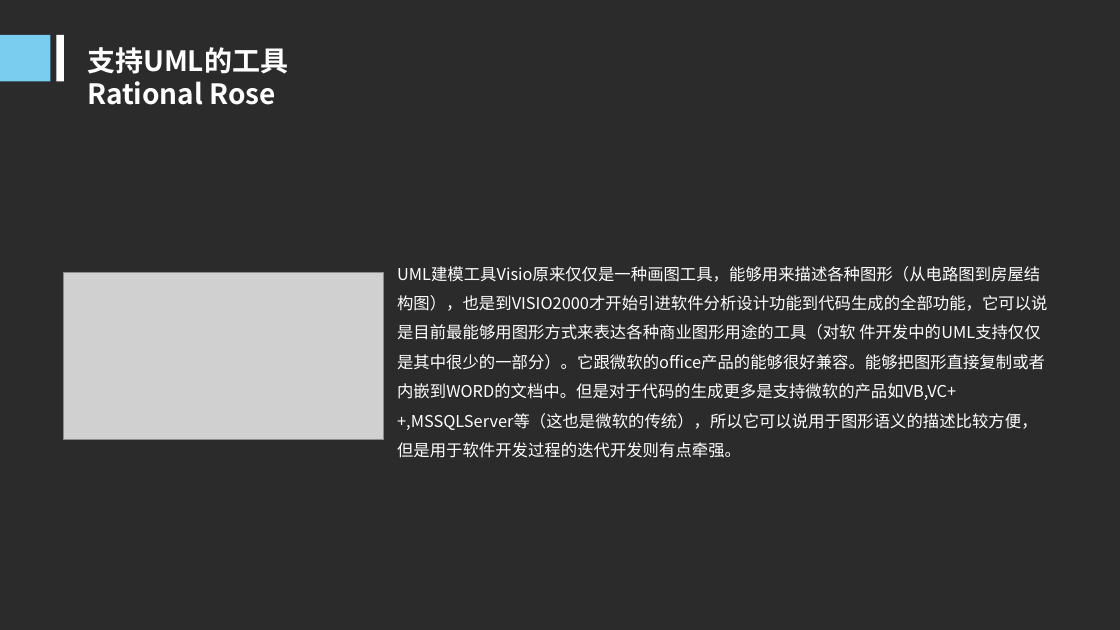
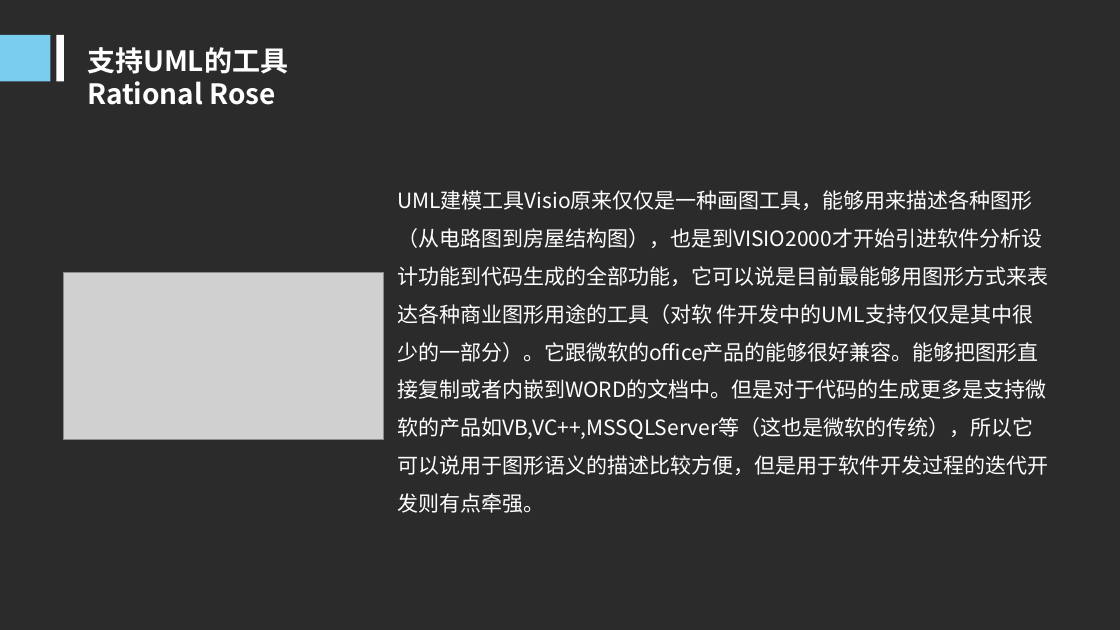
Before and after one commit to woncat/PRD2017, a slide deck: slide 26 of PRD-2017-G25-UML概述PPT V1.0.ppt (slide 25 before the commit). Drawn at 1120x630 pixels with LibreOffice and Linux fonts; fonts in the diff are those of the drawing; grey boxes stand for pictures; background and template pictures are left out; a plain dark background stands for a picture behind light text. Boxes give left, top, right and bottom in pixels: in the first picture for what was removed or moved away, otherwise in the second. Text is boxed around its words. In the diff, an @@ line names an element or a change of style, - is before the commit and + after.

```diff
--- a/PRD-2017-G25-UML概述PPT V1.0.ppt
+++ b/PRD-2017-G25-UML概述PPT V1.0.ppt
@@ text "UML建模工具Visio原来仅仅是一种画图工具，能够用来描述各种图形（从电路图到房屋结构图），也是到VISIO2000才 ..." moved from (x1=397, y1=266, x2=1047, y2=458) to (x1=397, y1=190, x2=1048, y2=513) @@
@@ text "UML建模工具Visio原来仅仅是一种画图工具，能够用来描述各种图形（从电路图到房屋结构图），也是到VISIO2000才 ..." at (x1=397, y1=190, x2=1048, y2=513): size 14 to 18 pt @@
```
Also in this commit, not shown: 11 other slides changed, 1 slide added.
